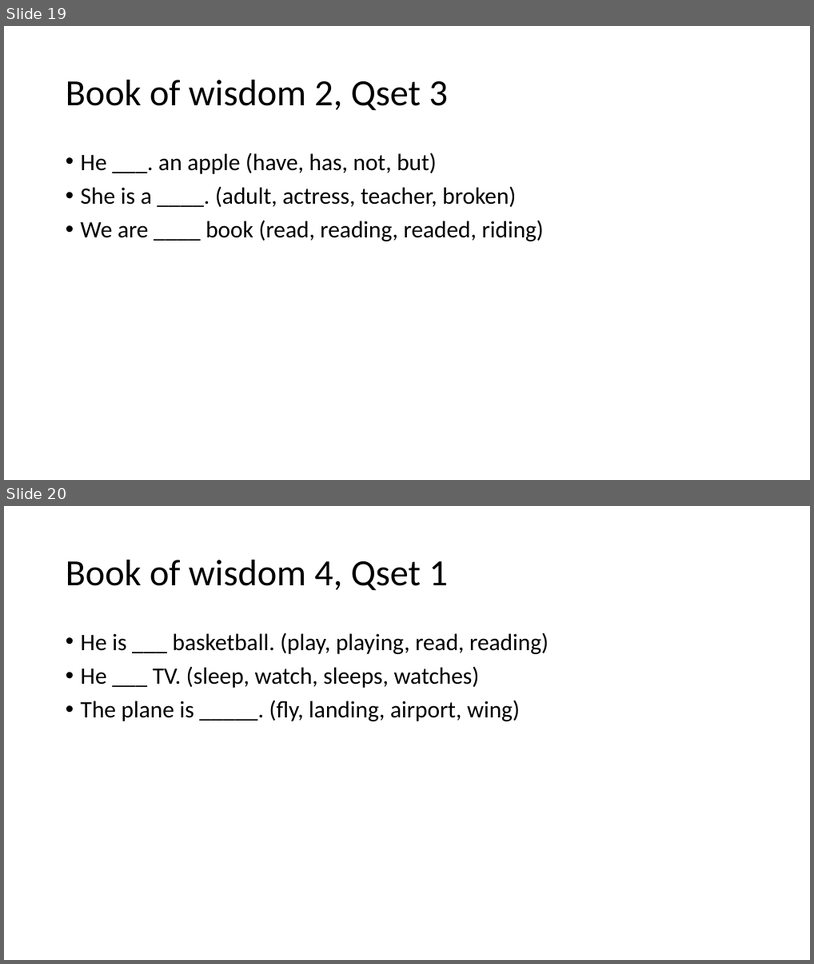
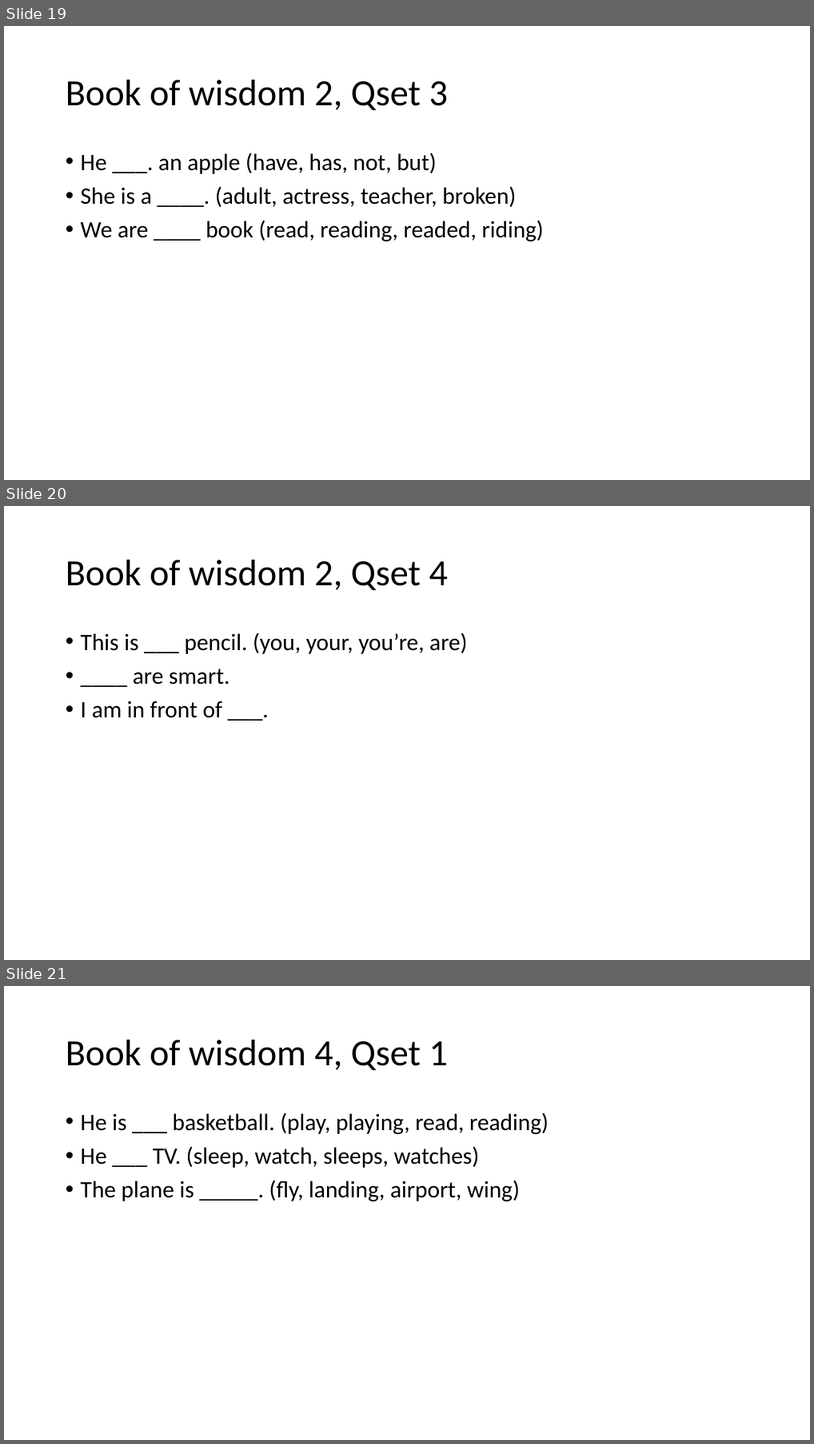
Before and after one commit to nawamkihafahd/PowerOfWisdom, a slide deck: Konsep.pptx. Shown one above the other, each under a label of ours: slides 19 and 20 before the commit, slides 19, 20 and 21 after it. The pictures are 814x964 and 814x1444 pixels, drawn with LibreOffice and Linux fonts; fonts in the diff are those of the drawing. Boxes give left, top, right and bottom in pixels: in the first picture for what was removed or moved away, otherwise in the second. Text is boxed around its words. In the diff, an @@ line names an element or a change of style, - is before the commit and + after.

Commit message:
Book of wisdom 4

```diff
--- a/Konsep.pptx
+++ b/Konsep.pptx
@@ slide 20 added at [4,506,810,960], background #FFFFFF @@
@@ title added at [66,560,448,590], 44 pt, text #000000 @@
+Book of wisdom 2, Qset 4
@@ text added at [81,632,467,718], 28 pt, text #000000 @@
+• This is ___ pencil. (you, your, you’re, are)
+• ____ are smart.
+• I am in front of ___.
@@ what was slide 20 is now slide 21 @@
```
Also in this commit, not shown: 1 other slide added, 4 other files.
